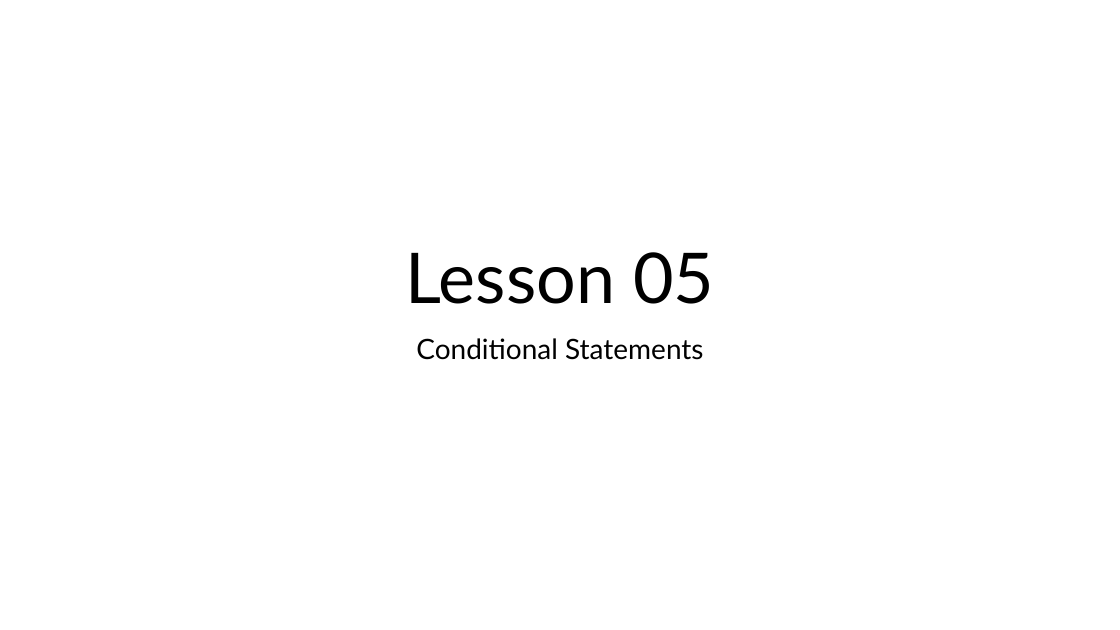
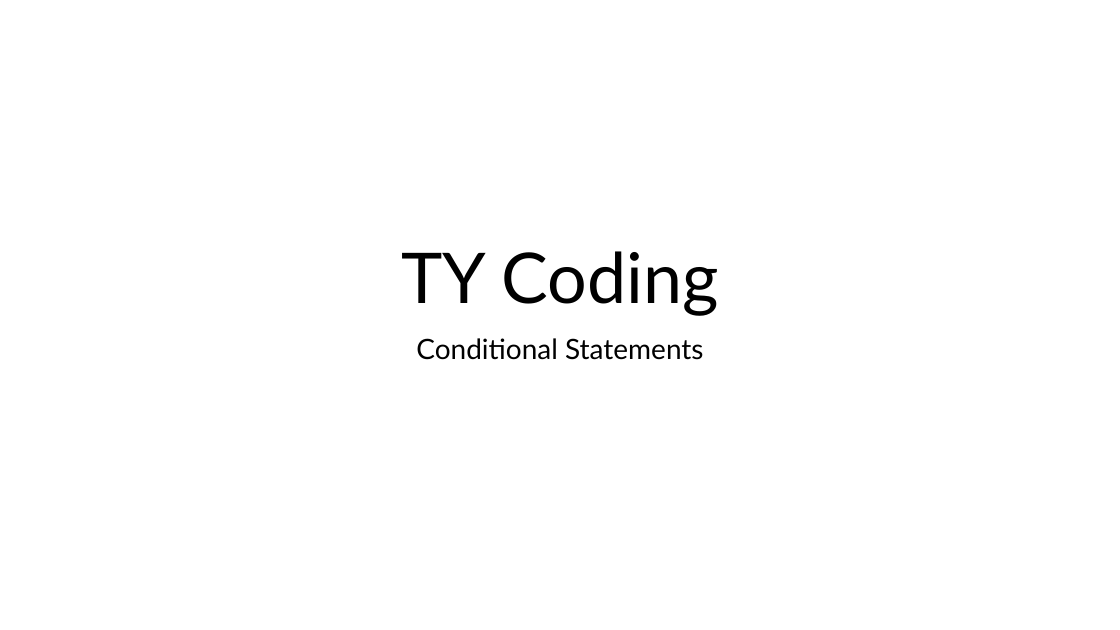
Before and after one commit to JFinnTeacher/TY-Introduction-to-Coding-with-Python, a slide deck: slide 1 of Lesson 05 - Conditional Statements/Teaching Resources/Lesson 05 - Conditional Statements.pptx. Drawn at 1120x630 pixels with LibreOffice and Linux fonts; fonts in the diff are those of the drawing; background and template pictures are left out. Boxes give left, top, right and bottom in pixels: in the first picture for what was removed or moved away, otherwise in the second. Text is boxed around its words. In the diff, an @@ line names an element or a change of style, - is before the commit and + after.

```diff
--- a/Lesson 05 - Conditional Statements/Teaching Resources/Lesson 05 - Conditional Statements.pptx
+++ b/Lesson 05 - Conditional Statements/Teaching Resources/Lesson 05 - Conditional Statements.pptx
@@ title at [401,251,718,316]: text changed @@
-Lesson 05
+TY Coding
```
Also in this commit, not shown: 13 slides added, 9 other files.
